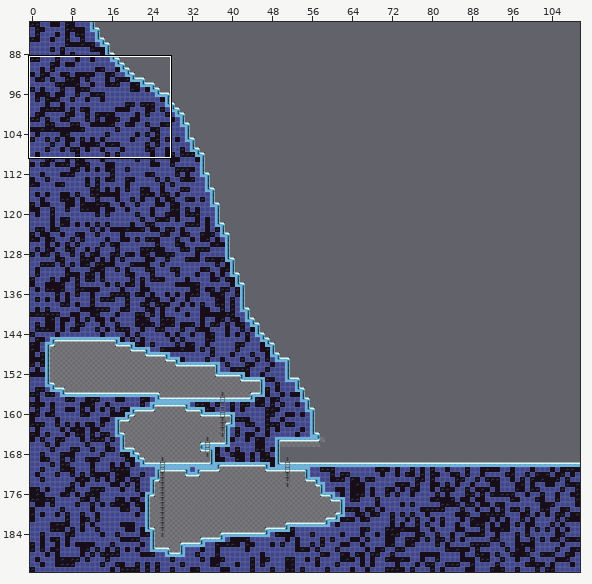
Two versions of a level (Tiled map, Assets/_Tilemap/Editing/Winter_Map.tmx). Above, an overview of the earlier version with the close-up marked.
Close-up. First the earlier version:
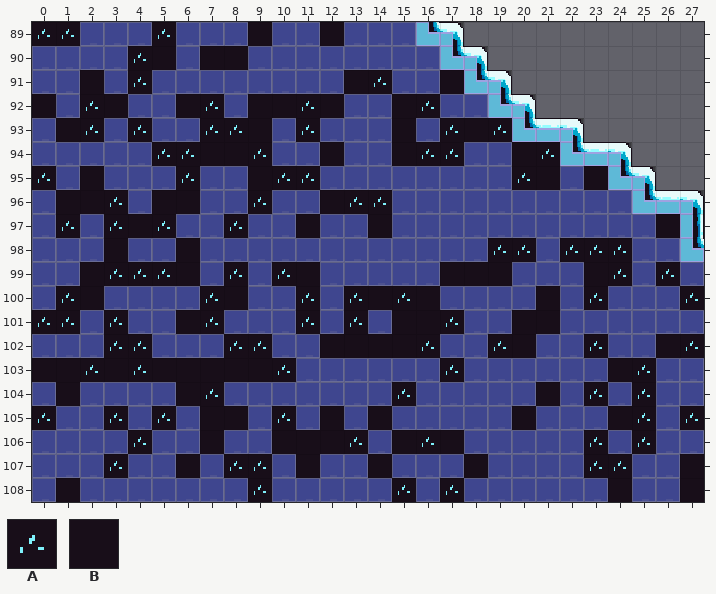
Cells are 16x16 px. Shown: x 0..27, y 89..108. The commit also changed other parts of the map, which this record leaves out.
Key: from "Winter": A 13, B 17.
_ is an empty cell.
Layers that did not change in this view are not listed.
Layer "Decorated" before, first column x 0:
 89 AA___A___B__B_______________
 90 ____AB_BB___________________
 91 __B_A________BA__B__________
 92 B_AB__BA_BBAB__BA___________
 93 _BA_A__AAB_A___B_ABA________
 94 _____AABBA__B__BAA__BA______
 95 A_B___A__BAA________AB_B____
 96 _BBA_BB__A__BAA_____________
 97 _A_ABA__A__B__B___________B_
 98 ___B__B____________AA_AAA___
 99 __BAAAB_A_AB_____BBB___BA_A_
100 _AB____AB__A_ABAB____B_A___A
101 AA_A__BA___A_A_BBA__BB______
102 ___AA___AA__BBBBA__AB__A__BA
103 BBABABBBBBA______A______BA__
104 _B____BA_______A_____B_A_A__
105 A__A_A_BB_A_B_B_____B___BA_A
106 ____A__B__BBBA_BAB_____A_A__
107 ___A__B_AA_B__B___B____AA__B
108 _B_______A_____A_A______B__B
The same view after the edit:
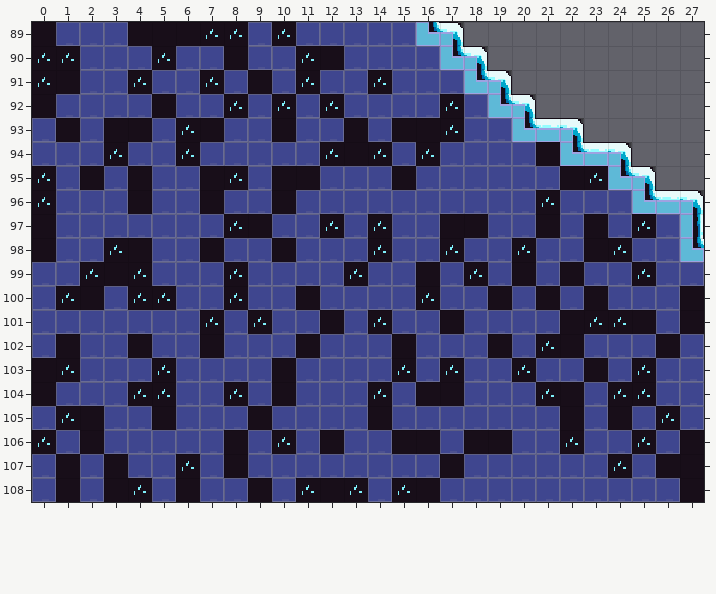
What changed:
Changed rows in their new state; . is an unchanged cell.
Layer "Decorated":
first column x 0:
 89 B_..BBBAA_A._...............
 90 AA.._A._...AB...............
 91 AB_....A.B.A._..._..........
 92 ..__.B__A_A_A..__A..........
 93 .._BB.AB__B_.B..B.__........
 94 ...A._.___..ABA_._.._B......
 95 ....B._BA_BB...B....__BA....
 96 A___B__B._B.___......A......
 97 B_.___...B._A.A..BB..B.B.A_.
 98 B..AB._B..B...A..A._.._B....
 99 ..AB.__...__.A..B_A_B.B__A_.
100 ....AA._A..B.___A..B...B...B
101 __._.._..A._B_A__B..__BAAB.B
102 .B._B..B__.B___._..B_AB_..._
103 .A___A____B....A....A..B_...
104 B_..AA__A.B...A_BB...AB_A...
105 _AB_.B.__B_._......._.B.._A_
106 A.B._.._B.A_._..B_BB..A_...B
107 .B.B..A.B_._.._..B_...._..B.
108 ...BA.B..B.ABA..B_......_...
Where, in picture pixels (left, top, right, bottom), the same in both close-ups:
changed: (32, 22, 704, 502)
